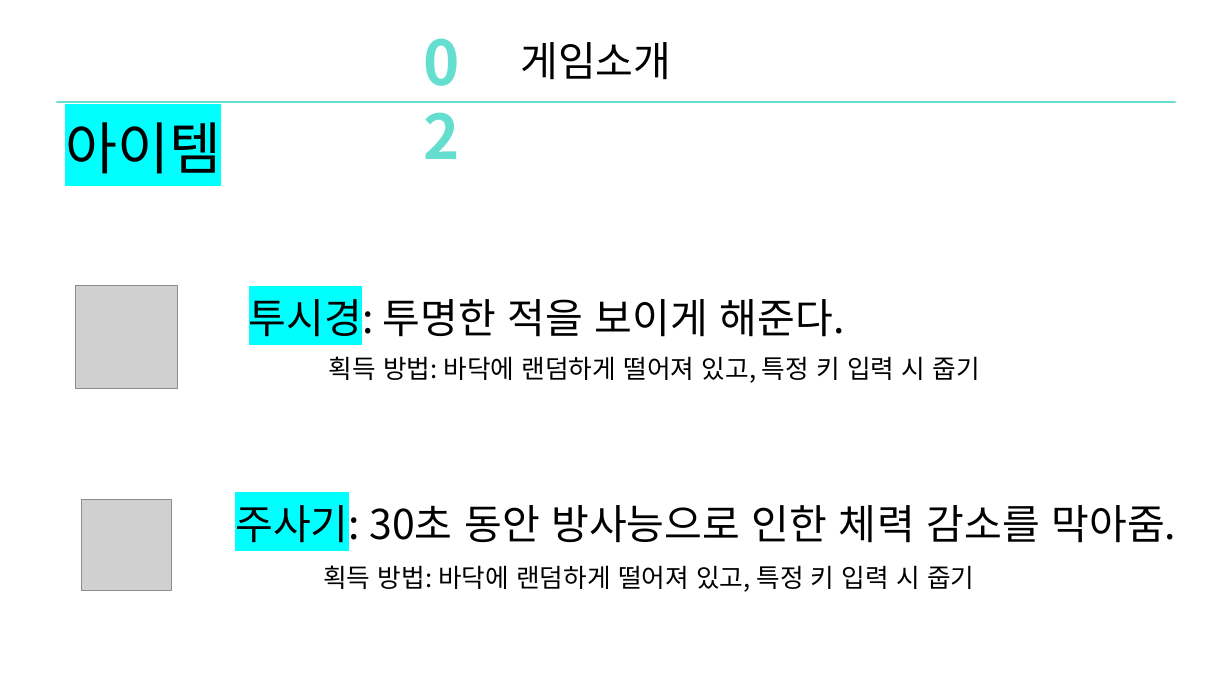
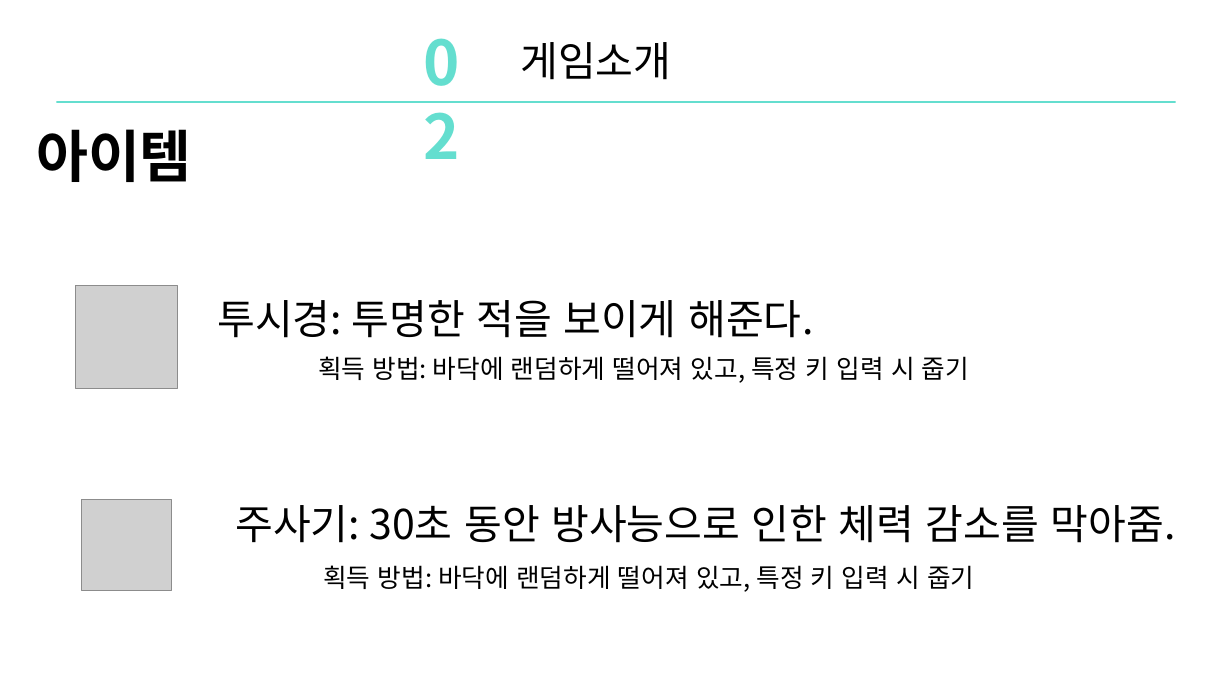
Before and after one commit to DoHanK/COLONY, a slide deck: slide 11 of 기획서/Colony_ppt발표.pptx (slide 13 before the commit). Drawn at 1232x693 pixels with LibreOffice and Linux fonts; fonts in the diff are those of the drawing; grey boxes stand for pictures. Boxes give left, top, right and bottom in pixels: in the first picture for what was removed or moved away, otherwise in the second. Text is boxed around its words. In the diff, an @@ line names an element or a change of style, - is before the commit and + after.

```diff
--- a/기획서/Colony_ppt발표.pptx
+++ b/기획서/Colony_ppt발표.pptx
@@ text "아이템": place and size @@
-text "아이템" at <box>65,122,221,174</box>
+text "아이템" at <box>36,129,192,182</box>
@@ text "아이템" at <box>36,129,192,182</box>: highlight #00FFFF to none, bold on @@
@@ text "투시경: 투명한 적을 보이게 해준다.": place and size @@
-text "투시경: 투명한 적을 보이게 해준다." at <box>249,291,845,344</box>
+text "투시경: 투명한 적을 보이게 해준다." at <box>217,300,813,338</box>
@@ text "투시경: 투명한 적을 보이게 해준다." at <box>217,300,813,338</box>: highlight #00FFFF to none in "투시경:" @@
@@ text "획득 방법: 바닥에 랜덤하게 떨어져 ...": place and size @@
-text "획득 방법: 바닥에 랜덤하게 떨어져 ..." at <box>329,356,980,383</box>
+text "획득 방법: 바닥에 랜덤하게 떨어져 ..." at <box>318,356,969,383</box>
@@ text "주사기: 30초 동안 방사능으로 인한 ...": place and size @@
-text "주사기: 30초 동안 방사능으로 인한 ..." at <box>235,497,1176,550</box>
+text "주사기: 30초 동안 방사능으로 인한 ..." at <box>235,505,1177,543</box>
@@ text "주사기: 30초 동안 방사능으로 인한 ..." at <box>235,505,1177,543</box>: highlight #00FFFF to none in "주사기:" @@
```
Also in this commit, not shown: 12 other slides changed, 3 slides added, 3 slides removed, 1 other file.
